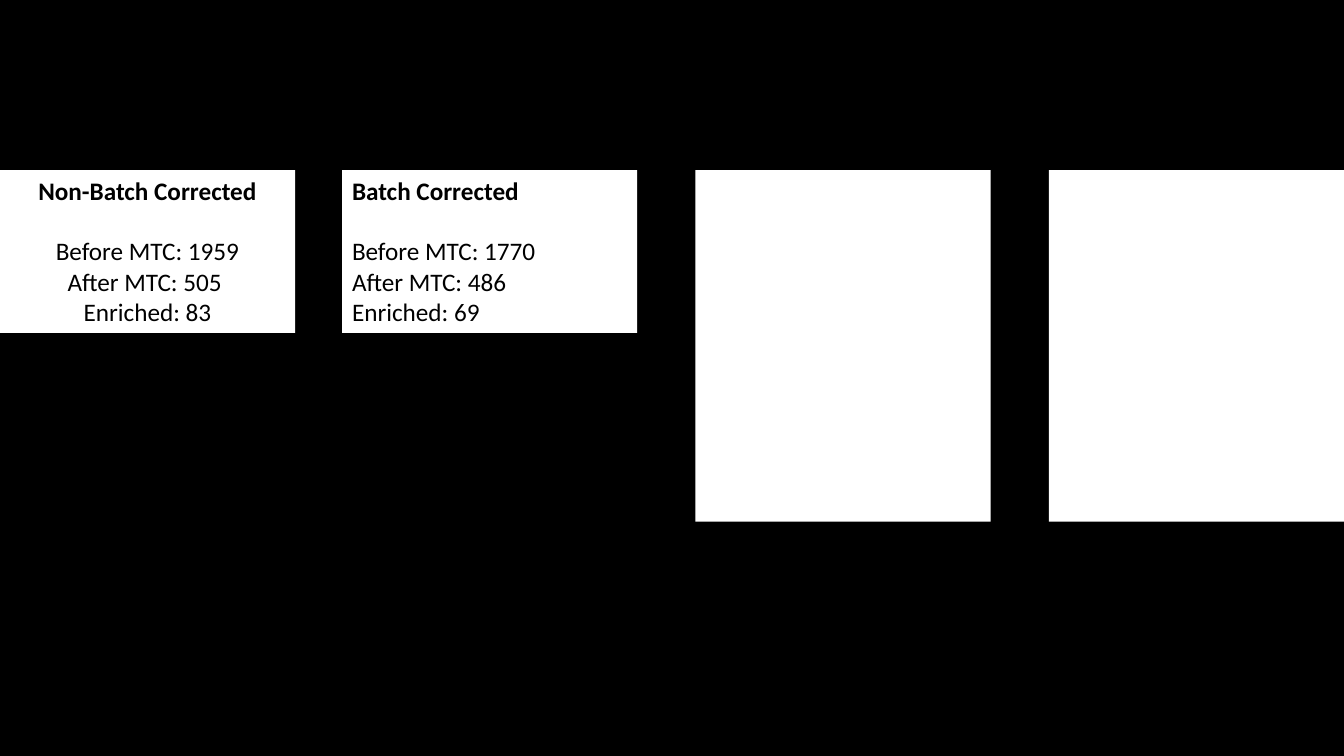
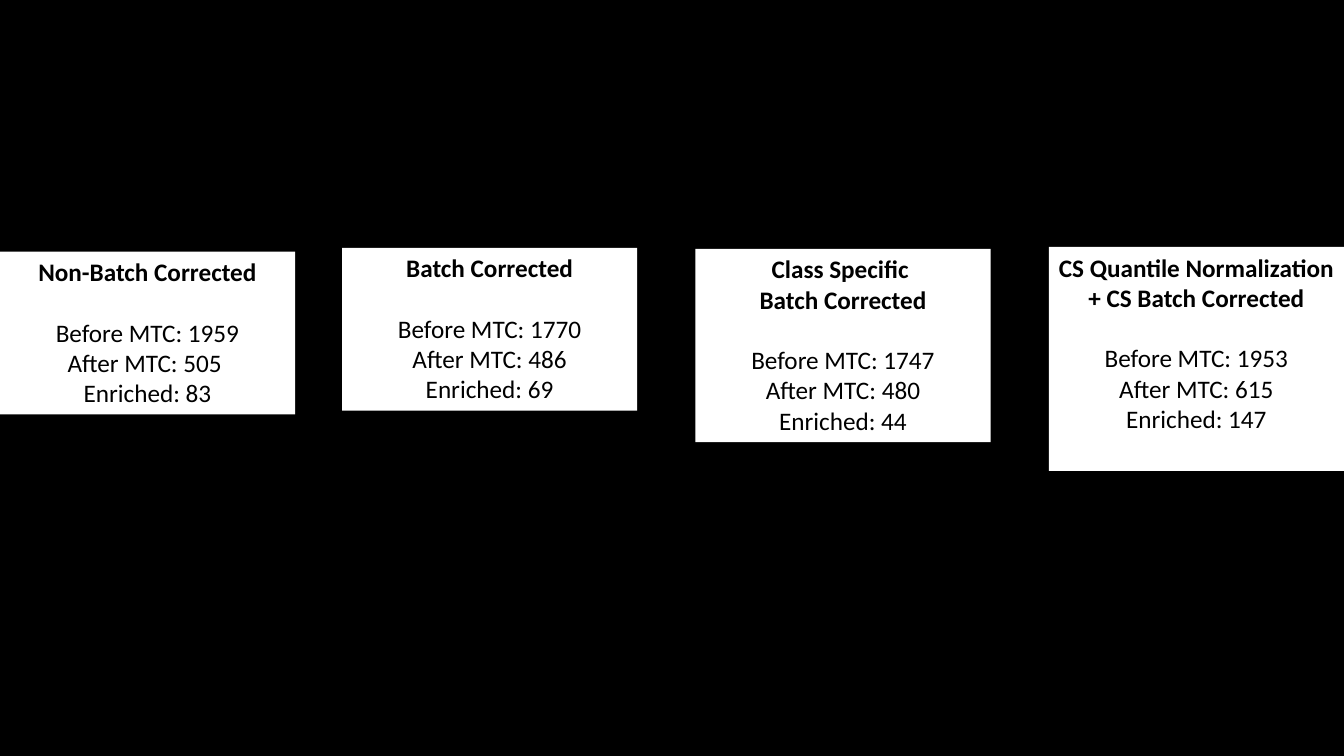
Before and after one commit to kaipengl/researchexperiencebs9001, a slide deck: slide 6 of Results Deck.pptx (slide 4 before the commit). Drawn at 1344x756 pixels with LibreOffice and Linux fonts; fonts in the diff are those of the drawing. Boxes give left, top, right and bottom in pixels: in the first picture for what was removed or moved away, otherwise in the second. Text is boxed around its words. In the diff, an @@ line names an element or a change of style, - is before the commit and + after.

```diff
--- a/Results Deck.pptx
+++ b/Results Deck.pptx
@@ rectangle "Non-Batch Corrected": place and size @@
-rectangle "Non-Batch Corrected" at box(0, 170, 295, 334)
+rectangle "Non-Batch Corrected" at box(0, 252, 295, 415)
@@ rectangle "Batch Corrected": place and size @@
-rectangle "Batch Corrected" at box(342, 170, 637, 334)
+rectangle "Batch Corrected" at box(342, 248, 637, 411)
@@ rectangle "Batch Corrected" at box(342, 248, 637, 411): alignment left to centre @@
@@ rectangle "Class Specific": place and size @@
-rectangle "Class Specific" at box(696, 170, 991, 522)
+rectangle "Class Specific" at box(696, 249, 991, 443)
@@ text in rectangle at box(751, 260, 934, 430): text added @@
+Class Specific
+Batch Corrected
+Before MTC: 1747
+After MTC: 480
+Enriched: 44
@@ rectangle "CS Quantile Normalization + CS ...": place and size @@
-rectangle "CS Quantile Normalization + CS ..." at box(1050, 170, 1344, 522)
+rectangle "CS Quantile Normalization + CS ..." at box(1050, 247, 1344, 471)
@@ text in rectangle at box(1059, 259, 1334, 428): text added @@
+CS Quantile Normalization + CS Batch Corrected
+Before MTC: 1953
+After MTC: 615
+Enriched: 147
```
Also in this commit, not shown: 5 other slides changed, 24 slides added, 9 other files.
